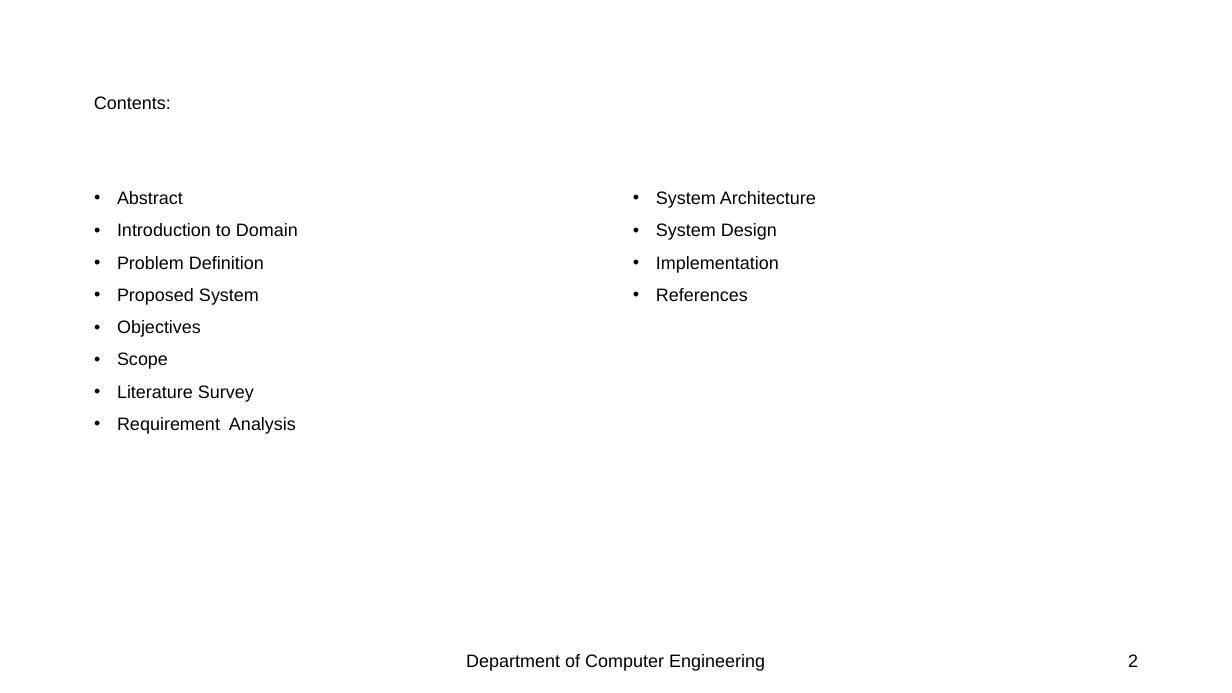
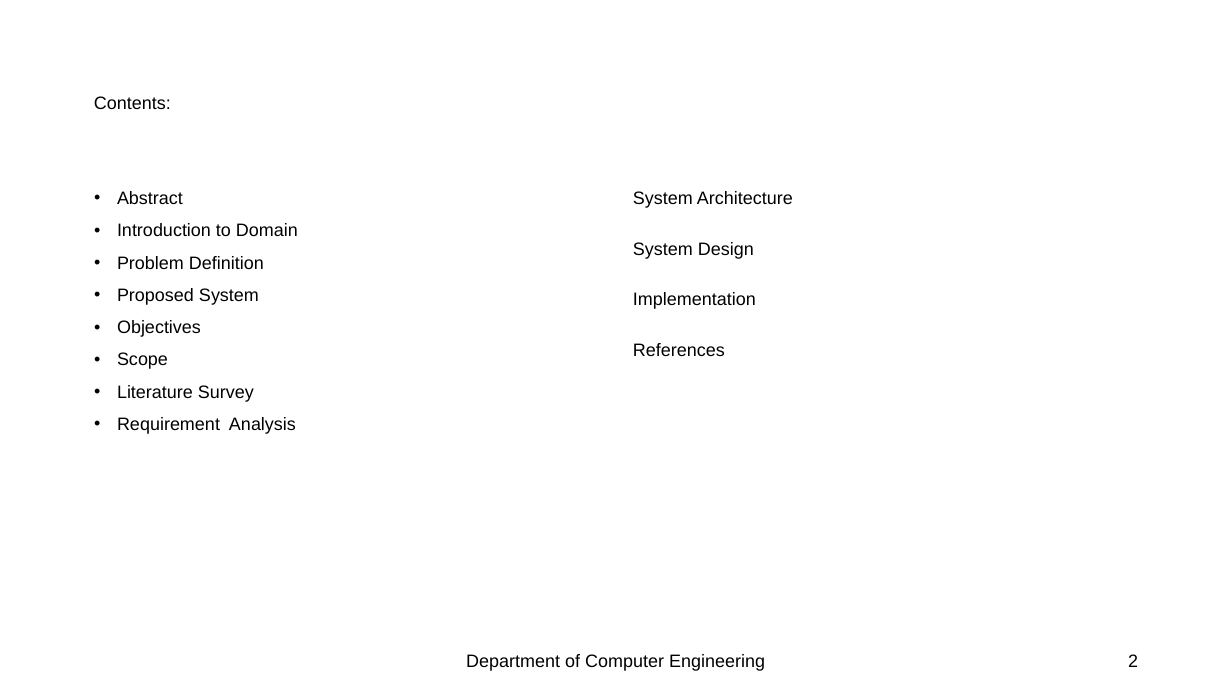
Before and after one commit to krrysis/Project, a slide deck: slide 2 of PPT/whitebookppt.ppt. Drawn at 1232x693 pixels with LibreOffice and Linux fonts; fonts in the diff are those of the drawing; background and template pictures are left out. Boxes give left, top, right and bottom in pixels: in the first picture for what was removed or moved away, otherwise in the second. Text is boxed around its words. In the diff, an @@ line names an element or a change of style, - is before the commit and + after.

```diff
--- a/PPT/whitebookppt.ppt
+++ b/PPT/whitebookppt.ppt
@@ text "System Architecture" at <box>633,191,793,356</box>: bullet • to none; more space between paragraphs @@
```
Also in this commit, not shown: 4 other slides changed, 18 other files.
